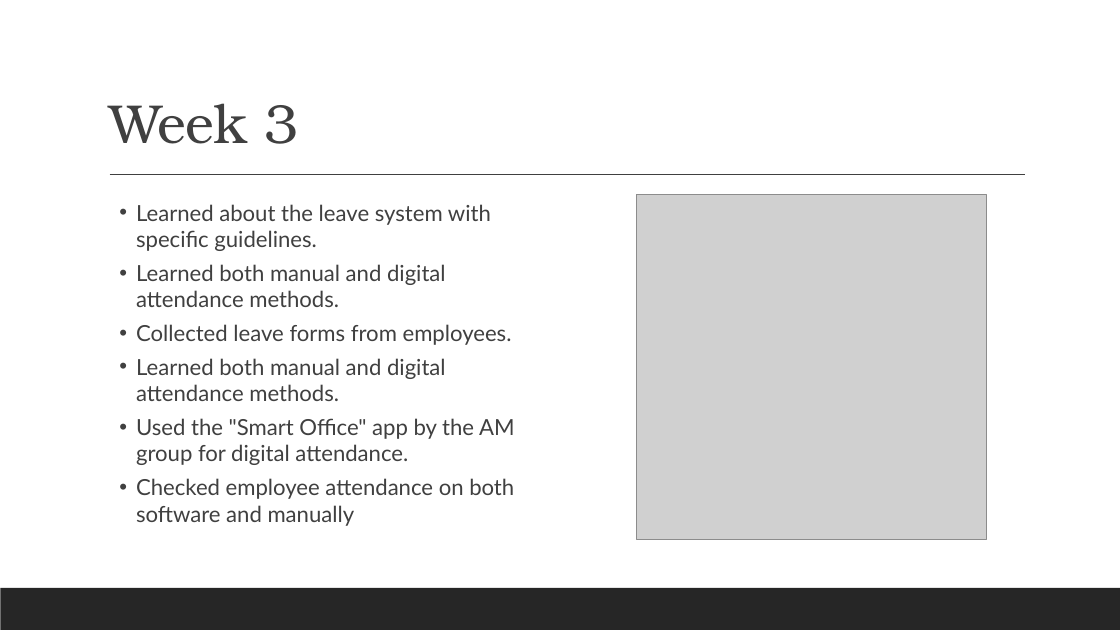
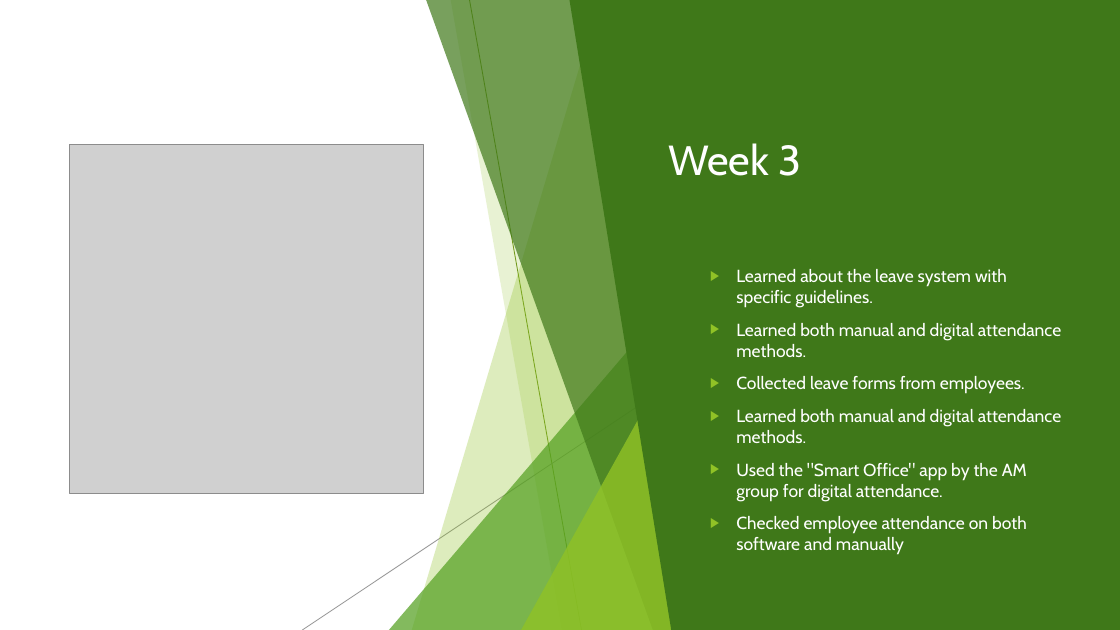
Before and after one commit to arjunrajput4638/ASHU, a slide deck: slide 10 of MB050_SAKSHI.pptx. Drawn at 1120x630 pixels with LibreOffice and Linux fonts; fonts in the diff are those of the drawing; grey boxes stand for pictures. Boxes give left, top, right and bottom in pixels: in the first picture for what was removed or moved away, otherwise in the second. Text is boxed around its words. In the diff, an @@ line names an element or a change of style, - is before the commit and + after.

```diff
--- a/MB050_SAKSHI.pptx
+++ b/MB050_SAKSHI.pptx
@@ rectangle added at <box>0,0,1120,630</box>, fill #FFFFFF @@
@@ freeform shape added at <box>412,0,688,630</box>, fill #90C226 at 30% opacity @@
@@ freeform shape added at <box>426,0,688,630</box>, fill #3F7819 at 70% opacity @@
@@ freeform shape added at <box>450,0,688,630</box>, fill #90C226 at 20% opacity @@
@@ line added from (470, 0) to (581, 630), #6C921D 0.75 pt @@
@@ freeform shape added at <box>570,0,1120,630</box>, fill #3F7819 @@
@@ title "Week 3": place and size @@
-title "Week 3" at <box>109,103,298,144</box>
+title "Week 3" at <box>668,143,801,176</box>
@@ title "Week 3" at <box>668,143,801,176</box>: size 47 to 36 pt, font TeX Gyre Bonum to Cabin, text colour #404040 to #FFFFFF, letter spacing -0.5 to 0 pt; line spacing 0.9 to 1; vertical alignment bottom to middle @@
@@ picture: place and size @@
-picture at <box>637,195,986,539</box>
+picture at <box>70,145,424,493</box>
@@ line removed from (110, 175) to (1026, 175) @@
@@ text "Learned about the leave system ...": place and size @@
-text "Learned about the leave system ..." at <box>136,204,515,526</box>
+text "Learned about the leave system ..." at <box>736,269,1061,555</box>
@@ text "Learned about the leave system ..." at <box>736,269,1061,555</box>: size 19 to 15 pt, font Lato to Cabin, text colour #404040 to #FFFFFF; bullet • to ▶; more space between paragraphs @@
@@ triangle added at <box>389,280,688,630</box>, fill #54A021 at 72% opacity @@
@@ line added from (740, 339) to (302, 630), #808080 0.75 pt @@
@@ triangle added at <box>521,330,688,630</box>, fill #90C226 at 80% opacity @@
@@ group added at <box>0,0,1120,630</box>: 5 freeform shapes, 3 triangles @@
@@ group added at <box>0,0,1120,630</box>: 5 freeform shapes, 3 triangles, 2 lines @@
@@ rectangle removed at <box>0,588,1120,630</box> @@
```
Also in this commit, not shown: 12 other slides changed, 1 slide added, 1 slide removed.
